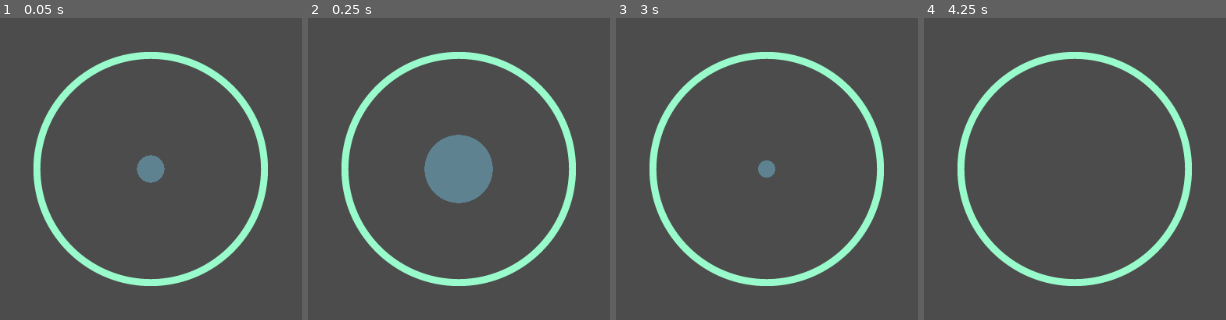
Above: before the commit, frames 1-4 (left to right).
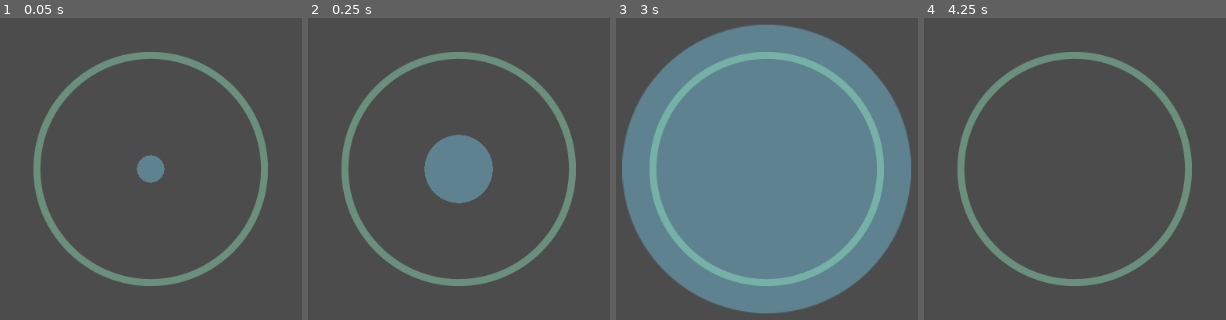
Above: after the commit, the same moments.

Repository: MikeTeok/test_butt_name
Game: Godot game, scene res://Game.tscn
Two runs of this game, one before a commit and one after it. Both use one fixed random seed, a clock stepped at 60 frames per second and the inputs below.
Inputs:
- Up to frame 1 (0.05 s): no input
- Up to frame 2 (0.25 s): no input
- Up to frame 3 (3 s): tap Space (ui_select) at 0.77, 1.52, 2 s; tap Enter at 1.25, 2.75 s
- Up to frame 4 (4.25 s): tap Space (ui_select) at 3.02, 3.5, 3.77 s

The runs differ from the first frame. In frame 1, 6.0% of the frame differs, in the area x 10-89%, y 11-89%; in frame 2, 6.0%; in frame 3, 71%, in the area x 1-98%, y 2-98%; in frame 4, 6.0%.

Commit message:
Added auto delete circle
Added fadeout animation for circle
Added queue free at the end of circle animation
Glitch found: 120% circle blinks before animation starts

Diff:
--- a/Game.tscn
+++ b/Game.tscn
@@ -7,7 +7,7 @@
 script = ExtResource( 3 )
 
 [node name="butt outline" parent="." instance=ExtResource( 2 )]
-modulate = Color( 0.603922, 0.988235, 0.8, 1 )
+modulate = Color( 0.603922, 0.988235, 0.8, 0.384314 )
 position = Vector2( 550, 300 )
 
 [node name="Timer" type="Timer" parent="."]
--- a/butt/butt.gd
+++ b/butt/butt.gd
@@ -1,6 +1,13 @@
 extends Node2D
+
+onready var animation = $AnimationPlayer
+
+signal timeout
 
 # Called when the node enters the scene tree for the first time.
 func _ready():
-	$AnimationPlayer.play("grow")
-	pass # Replace with function body.
+	animation.play("grow")
+	animation.queue("fadeout")
+	yield( animation, "animation_finished" )
+	emit_signal("timeout")
+	queue_free()
--- a/butt/butt.tscn
+++ b/butt/butt.tscn
@@ -1,10 +1,25 @@
-[gd_scene load_steps=4 format=2]
+[gd_scene load_steps=5 format=2]
 
 [ext_resource path="res://butt/butt2.png" type="Texture" id=1]
 [ext_resource path="res://butt/butt.gd" type="Script" id=2]
 
 [sub_resource type="Animation" id=1]
-resource_name = "grow"
+resource_name = "fadeout"
+length = 0.5
+tracks/0/type = "value"
+tracks/0/path = NodePath("Sprite:scale")
+tracks/0/interp = 1
+tracks/0/loop_wrap = true
+tracks/0/imported = false
+tracks/0/enabled = true
+tracks/0/keys = {
+"times": PoolRealArray( 0, 0.5 ),
+"transitions": PoolRealArray( 1, 1 ),
+"update": 0,
+"values": [ Vector2( 0.9425, 0.9425 ), Vector2( 1.23115, 1.23115 ) ]
+}
+
+[sub_resource type="Animation" id=2]
 tracks/0/type = "value"
 tracks/0/path = NodePath("Sprite:scale")
 tracks/0/interp = 1
@@ -23,9 +38,9 @@
 script = ExtResource( 2 )
 
 [node name="Sprite" type="Sprite" parent="."]
-position = Vector2( -9.53674e-07, -4.76837e-07 )
-scale = Vector2( 0.0733333, 0.0733333 )
+scale = Vector2( 1.23115, 1.23115 )
 texture = ExtResource( 1 )
 
 [node name="AnimationPlayer" type="AnimationPlayer" parent="."]
-anims/grow = SubResource( 1 )
+anims/fadeout = SubResource( 1 )
+anims/grow = SubResource( 2 )
